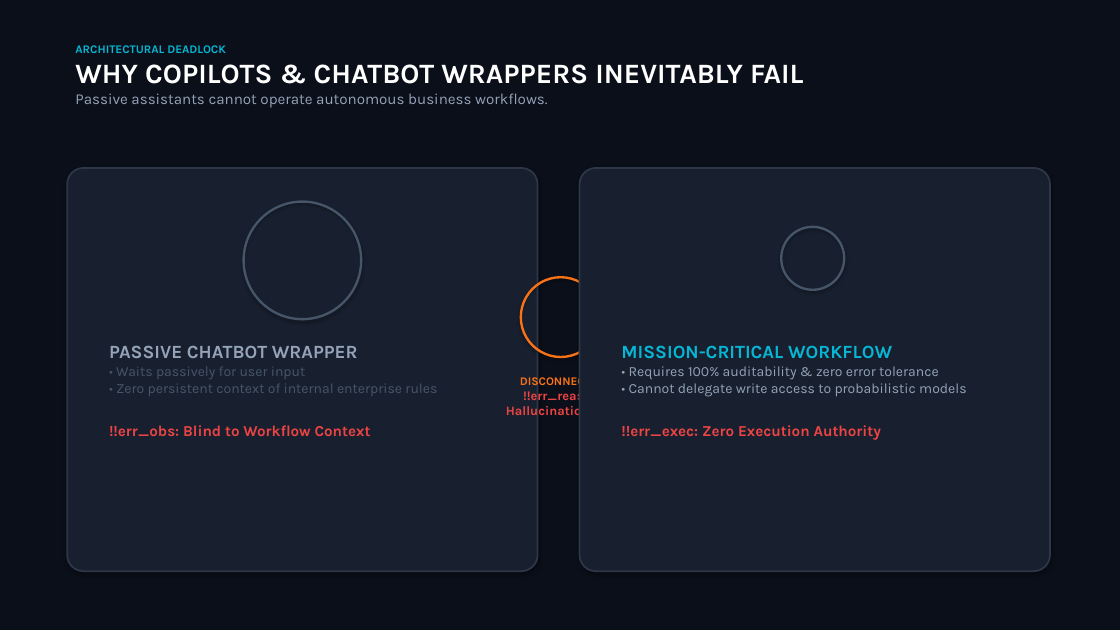
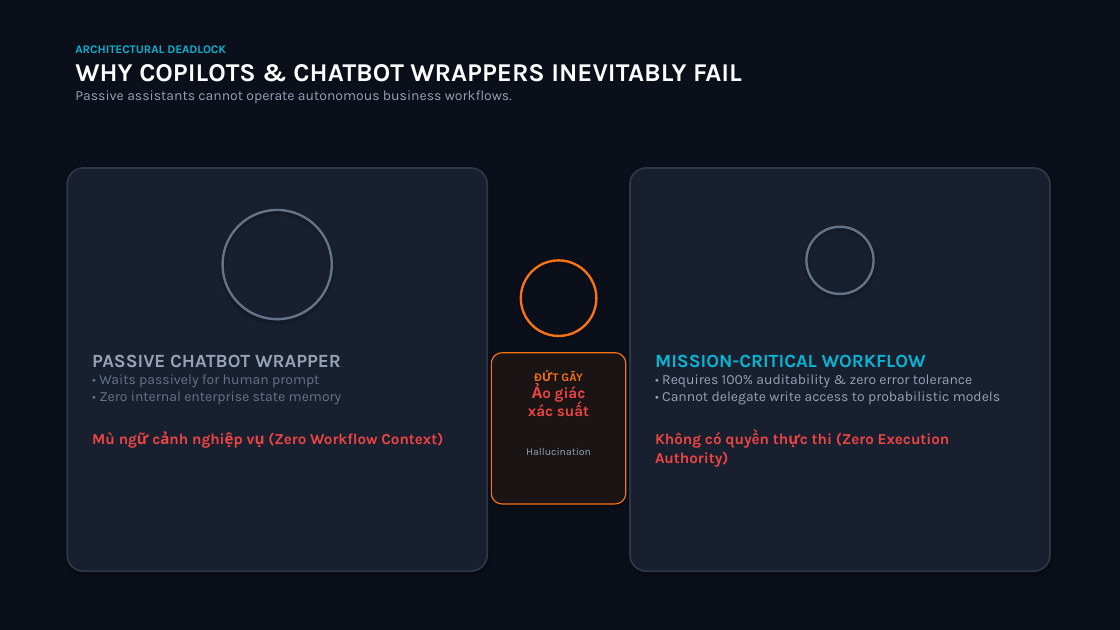
Before and after one commit to togcoder/skill-for-pptx, a slide deck: slide 3 of experiments/T081-20261105-antigravity-script-writer/artifacts/aether-series-a-pitch-deck.pptx. Drawn at 1120x630 pixels with LibreOffice and Linux fonts; fonts in the diff are those of the drawing. Boxes give left, top, right and bottom in pixels: in the first picture for what was removed or moved away, otherwise in the second. Text is boxed around its words. In the diff, an @@ line names an element or a change of style, - is before the commit and + after.

Commit message:
fix(deck-builder): resolve header collision on slide 2, fix gap clipping and strip token leaks on slide 3

```diff
--- a/experiments/T081-20261105-antigravity-script-writer/artifacts/aether-series-a-pitch-deck.pptx
+++ b/experiments/T081-20261105-antigravity-script-writer/artifacts/aether-series-a-pitch-deck.pptx
@@ text at box(75, 64, 742, 103): size 24 to 22 pt in "WHY COPILOTS & CHATBOT WRAPPERS INEVITABLY FAIL"; size 13 to 12 pt in "Passive assistants cannot operate autonomous business workfl ..." @@
@@ rounded rectangle: place and size @@
-rounded rectangle at box(67, 168, 538, 571)
+rounded rectangle at box(67, 168, 487, 571)
@@ rounded rectangle: place and size @@
-rounded rectangle at box(580, 168, 1050, 571)
+rounded rectangle at box(630, 168, 1050, 571)
@@ rounded rectangle: place and size @@
-rounded rectangle at box(244, 202, 361, 319)
+rounded rectangle at box(223, 210, 332, 319)
@@ rounded rectangle at box(223, 210, 332, 319): outline #475569 2 pt to #64748B 2 pt @@
@@ rounded rectangle at box(807, 227, 874, 294): outline #475569 2 pt to #64748B 2 pt @@
@@ rounded rectangle: place and size @@
-rounded rectangle at box(781, 227, 844, 290)
+rounded rectangle at box(807, 227, 874, 294)
@@ rounded rectangle: place and size @@
-rounded rectangle at box(521, 277, 601, 357)
+rounded rectangle at box(521, 260, 597, 336)
@@ text "PASSIVE CHATBOT WRAPPER": place and size @@
-text "PASSIVE CHATBOT WRAPPER" at box(109, 345, 437, 436)
+text "PASSIVE CHATBOT WRAPPER" at box(92, 354, 443, 446)
@@ rounded rectangle added at box(492, 353, 626, 504), fill #1A1414, outline #F97316 1 pt @@
@@ text "MISSION-CRITICAL WORKFLOW": place and size @@
-text "MISSION-CRITICAL WORKFLOW" at box(621, 345, 966, 440)
+text "MISSION-CRITICAL WORKFLOW" at box(655, 354, 1000, 467)
@@ text at box(92, 374, 443, 446): text changed; text colour #475569 to #64748B @@
-• Waits passively for user input
-• Zero persistent context of internal enterprise rules
-!!err_obs: Blind to Workflow Context
+• Waits passively for human prompt
+• Zero internal enterprise state memory
+Mù ngữ cảnh nghiệp vụ (Zero Workflow Context)
@@ text removed at box(506, 377, 606, 415) @@
-DISCONNECTED
-!!err_reason: Hallucination Risk
@@ text added at box(526, 371, 591, 455), 13 pt, text #EF4444, bold @@
+ĐỨT GÃY
+Ảo giác
+xác suất
+Hallucination
@@ text at box(655, 432, 950, 467): text changed @@
-!!err_exec: Zero Execution Authority
+Không có quyền thực thi (Zero Execution Authority)
```
Also in this commit, not shown: 8 other slides changed, 1 other file.
